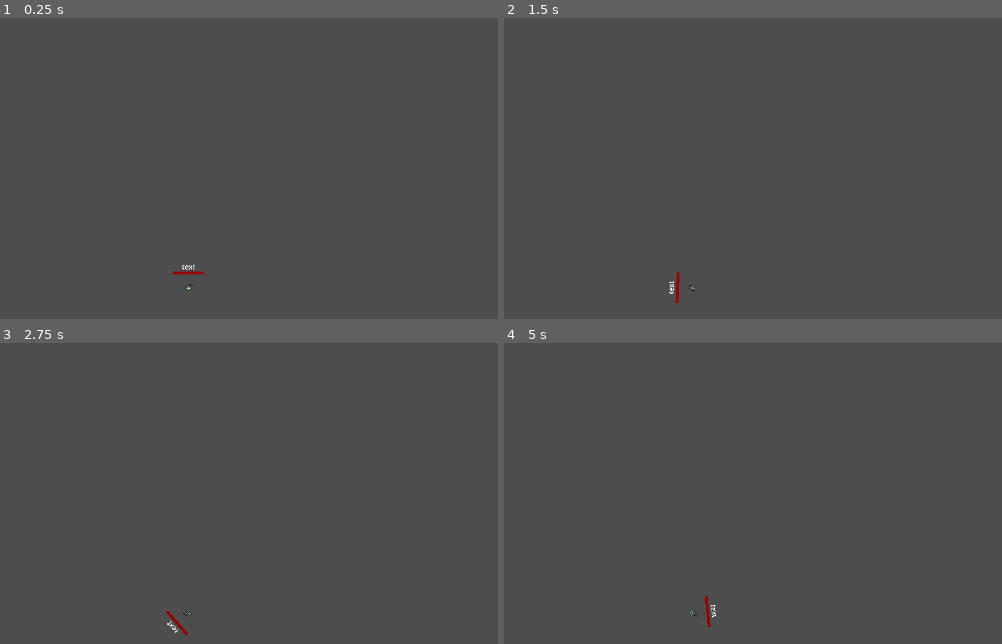
Above: before the commit, frames 1-4 (two rows, left to right).
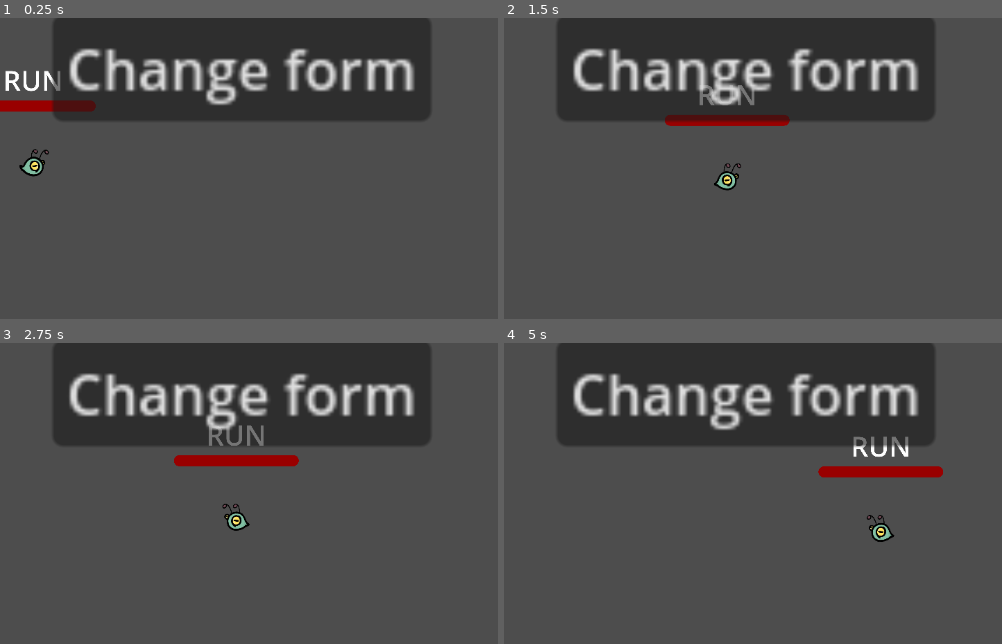
Above: after the commit, the same moments.

Repository: alexeiMikhail/evo
Game: Godot game, scene res://test_room.tscn
Two runs of this game, one before a commit and one after it. Both use one fixed random seed, a clock stepped at 60 frames per second and the inputs below. Before the commit the project starts from res://water_and_air_level.tscn.
Inputs:
- Up to frame 1 (0.25 s): no input
- Up to frame 2 (1.5 s): hold Right (move_right) from 0.53 s (still down); tap Shift (dash) at 0.6, 1.35 s; tap Up (jump) at 0.77 s
- Up to frame 3 (2.75 s): tap Up (jump) at 1.52 s; release Right (move_right) at 2.03 s; hold Left (move_left) from 2.03 s (still down); tap Shift (dash) at 2.1 s
- Up to frame 4 (5 s): release Left (move_left) at 2.78 s; hold Right (move_right) 2.78-4.28 s; tap Shift (dash) at 2.85, 3.6, 4.35 s; tap Up (jump) at 3.02, 3.77, 4.52 s; hold Left (move_left) from 4.28 s (still down)

The runs differ from the first frame. In frame 1, 24% of the frame differs, in the area x 0-87%, y 0-91%; in frame 2, 24%; in frame 3, 24%; in frame 4, 25%, in the area x 10-89%, y 0-95%.
Error before the commit: Trying to assign value of type 'AnimatedSprite2D' to a variable of type 'Sprite2D'. (res://alien.gd:6)

Commit message:
Fix alien sprite type in alien.gd

Diff:
--- a/alien.gd
+++ b/alien.gd
@@ -3,7 +3,7 @@
 
 @onready var change_timer: Timer = %ChangeTimer
 @onready var progress_bar: ProgressBar = %ProgressBar
-@onready var sprite_2d: Sprite2D = %Sprite2D
+@onready var sprite_2d: AnimatedSprite2D = %Sprite2D
 @onready var label: Label = %Label
 @onready var dash_timer: Timer = %DashTimer
 @onready var coyote_timer: Timer = %CoyoteTimer
--- a/project.godot
+++ b/project.godot
@@ -11,7 +11,7 @@
 [application]
 
 config/name="Evo"
-run/main_scene="res://water_and_air_level.tscn"
+run/main_scene="res://test_room.tscn"
 config/features=PackedStringArray("4.3", "GL Compatibility")
 
 [input]
